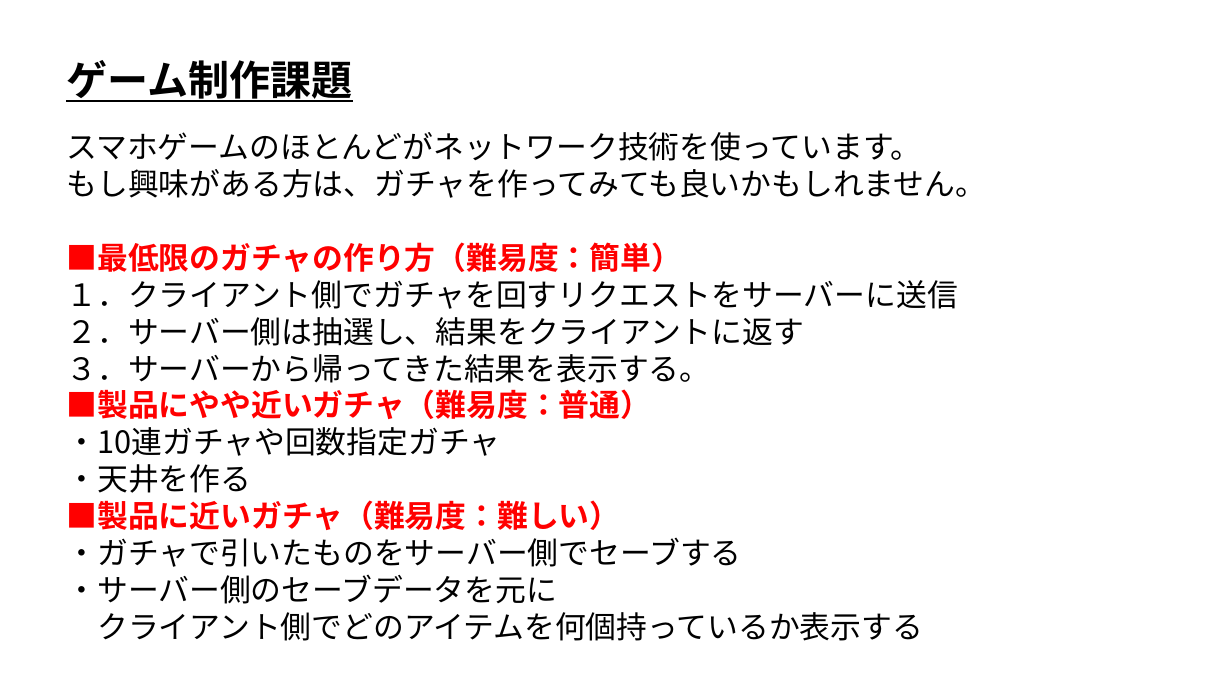
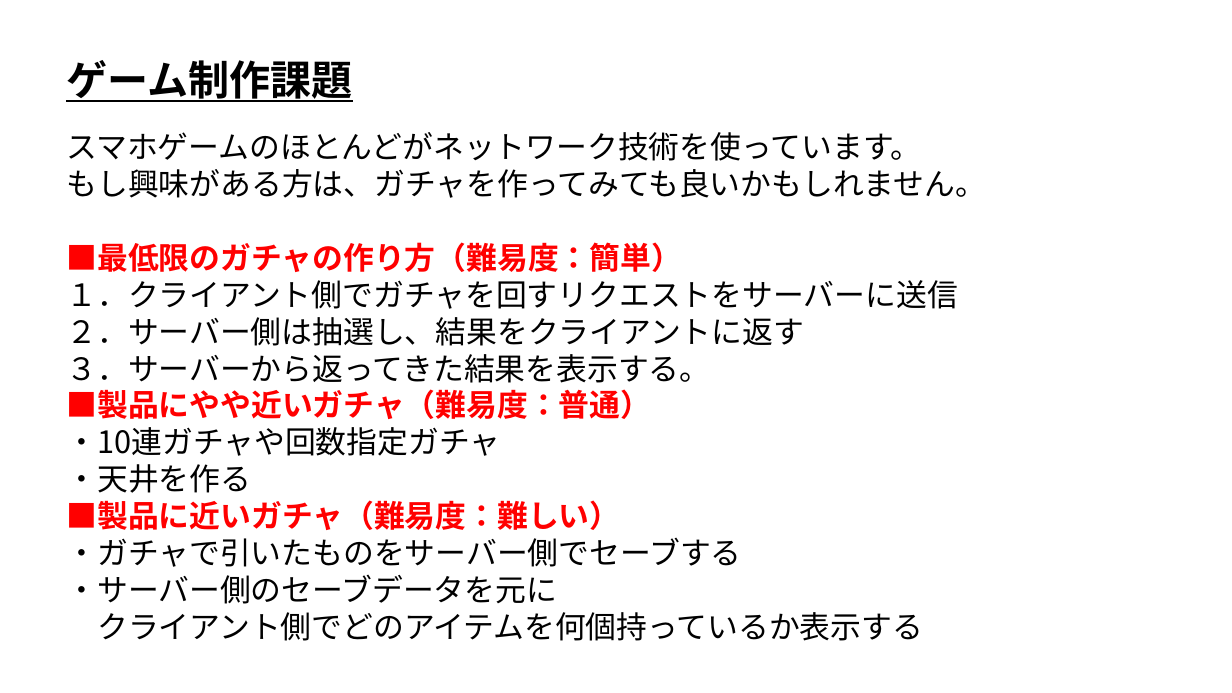
Before and after one commit to ArakiYusuke-Ohara/Textbook, a slide deck: slide 5 of ゲーム科3年/00_前期/オンラインゲームプログラミングⅠ/13_ゲーム制作課題.pptx. Drawn at 1232x693 pixels with LibreOffice and Linux fonts; fonts in the diff are those of the drawing. Boxes give left, top, right and bottom in pixels: in the first picture for what was removed or moved away, otherwise in the second. Text is boxed around its words. In the diff, an @@ line names an element or a change of style, - is before the commit and + after.

```diff
--- a/ゲーム科3年/00_前期/オンラインゲームプログラミングⅠ/13_ゲーム制作課題.pptx
+++ b/ゲーム科3年/00_前期/オンラインゲームプログラミングⅠ/13_ゲーム制作課題.pptx
@@ text at (66,354,710,383): text changed @@
-３．サーバーから帰ってきた結果を表示する。
+３．サーバーから返ってきた結果を表示する。
```
Also in this commit, not shown: 4 other files.
